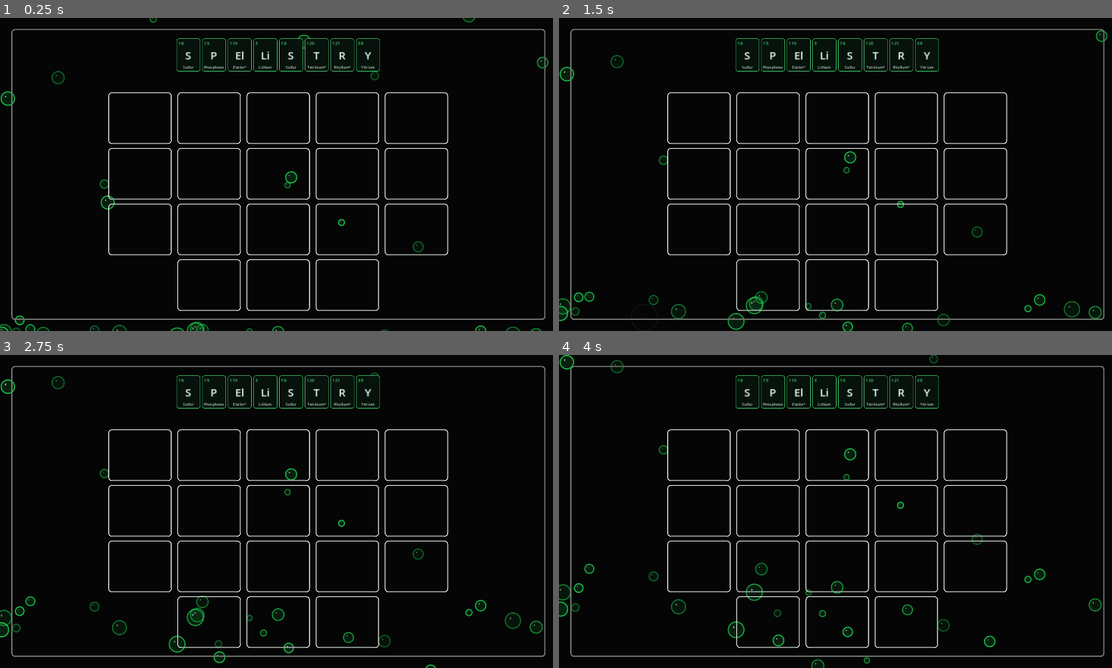
Above: before the commit, frames 1-4 (two rows, left to right).
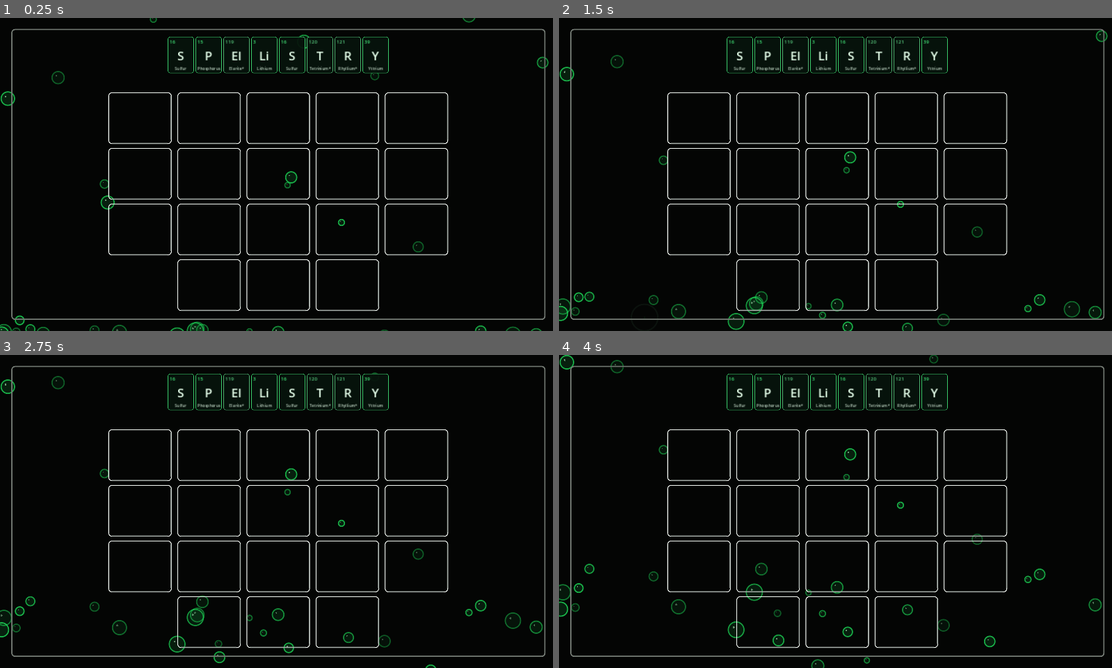
Above: after the commit, the same moments.

Repository: Caidenew/spellistry
Game: Godot game, scene res://scenes/home_screen.tscn
Same seed, same stepped clock (60 frames per second), same inputs: the game is played once before the commit and once after it.
Inputs:
- Up to frame 1 (0.25 s): no input
- Up to frame 2 (1.5 s): no input
- Up to frame 3 (2.75 s): no input
- Up to frame 4 (4 s): no input

The runs differ from the first frame. In frame 1, 1.4% of the frame differs, in the area x 30-71%, y 6-18%; in frame 2, 1.4%; in frame 3, 1.4%; in frame 4, 1.4%.

Commit message:
Enlarge periodic table title tiles

Diff:
--- a/scripts/periodic_title.gd
+++ b/scripts/periodic_title.gd
@@ -30,7 +30,7 @@
 	var accent := Color(0.25, 0.88, 0.46, 1.0) if is_real else Color(0.34, 0.78, 0.49, 1.0)
 
 	var tile := PanelContainer.new()
-	tile.custom_minimum_size = Vector2(55, 76)
+	tile.custom_minimum_size = Vector2(60, 84)
 	tile.tooltip_text = "%s — %s (atomic number %s)" % [
 		tile_data["symbol"],
 		tile_data["name"].trim_suffix("*"),
@@ -54,7 +54,7 @@
 
 	var number := Label.new()
 	number.text = str(tile_data["number"])
-	number.add_theme_font_size_override("font_size", 10)
+	number.add_theme_font_size_override("font_size", 11)
 	number.modulate = accent
 	contents.add_child(number)
 
@@ -63,7 +63,7 @@
 	symbol.horizontal_alignment = HORIZONTAL_ALIGNMENT_CENTER
 	symbol.vertical_alignment = VERTICAL_ALIGNMENT_CENTER
 	symbol.size_flags_vertical = Control.SIZE_EXPAND_FILL
-	symbol.add_theme_font_size_override("font_size", 25)
+	symbol.add_theme_font_size_override("font_size", 28)
 	symbol.add_theme_color_override("font_color", Color(0.9, 1.0, 0.92, 1.0))
 	contents.add_child(symbol)
 
@@ -71,7 +71,7 @@
 	element_name.text = str(tile_data["name"])
 	element_name.horizontal_alignment = HORIZONTAL_ALIGNMENT_CENTER
 	element_name.clip_text = true
-	element_name.add_theme_font_size_override("font_size", 8)
+	element_name.add_theme_font_size_override("font_size", 9)
 	element_name.modulate = Color(0.76, 0.85, 0.78, 1.0)
 	contents.add_child(element_name)
 
